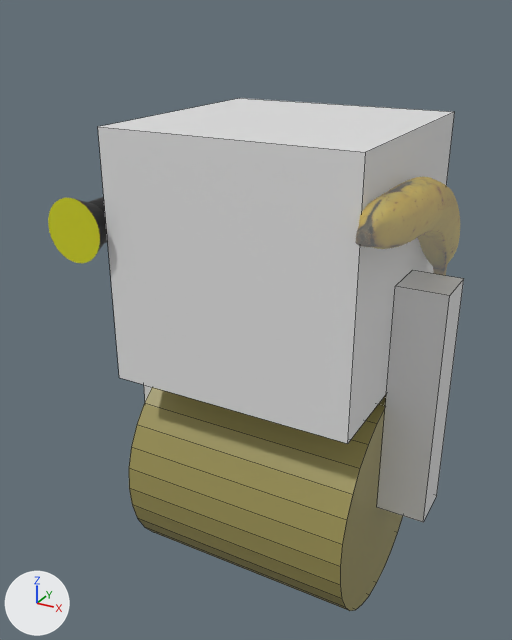
Before and after pictures for a commit that changed the Blender file Assets/Models/Bot/bot.blend.
The view is the same before and after, from a camera (50 mm lens) standing at (2.45, -5.03, 4.91) and looking at (-0.2, -0.21, 2.5). Lighting does not change. The marker at lower left points along +X, +Y and +Z. Mesh edges are drawn as thin lines on the coarser meshes.

The first picture shows 'Banana', 'Body', 'Legs', 'Torch', 'Wheel'.
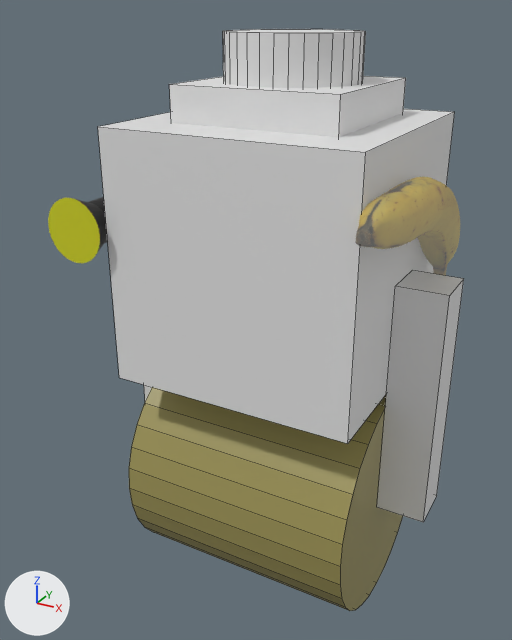
Changed parts and their boxes [x1, y1, x2, y2] in the pictures (512 x 640 px):
'Hat', added
    after: [169, 29, 406, 137]

What changed in the scene script:
```text
Add me_cylinder:
    me_cylinder.from_pydata(...)  # a 32-sided cylinder along z spanning x -1.0..1.0, y -1.0..1.0, z -0.25..0.37; a box spanning x -1.27..1.27, y -1.27..1.27, z -0.36..0.02
Add ob_hat:
    ob_hat = bpy.data.objects.new('Hat', me_cylinder)
    ob_hat.location = (0.0, 0.0, 4.394)
    ob_hat.scale = (0.519, 0.519, 1.0)
```
